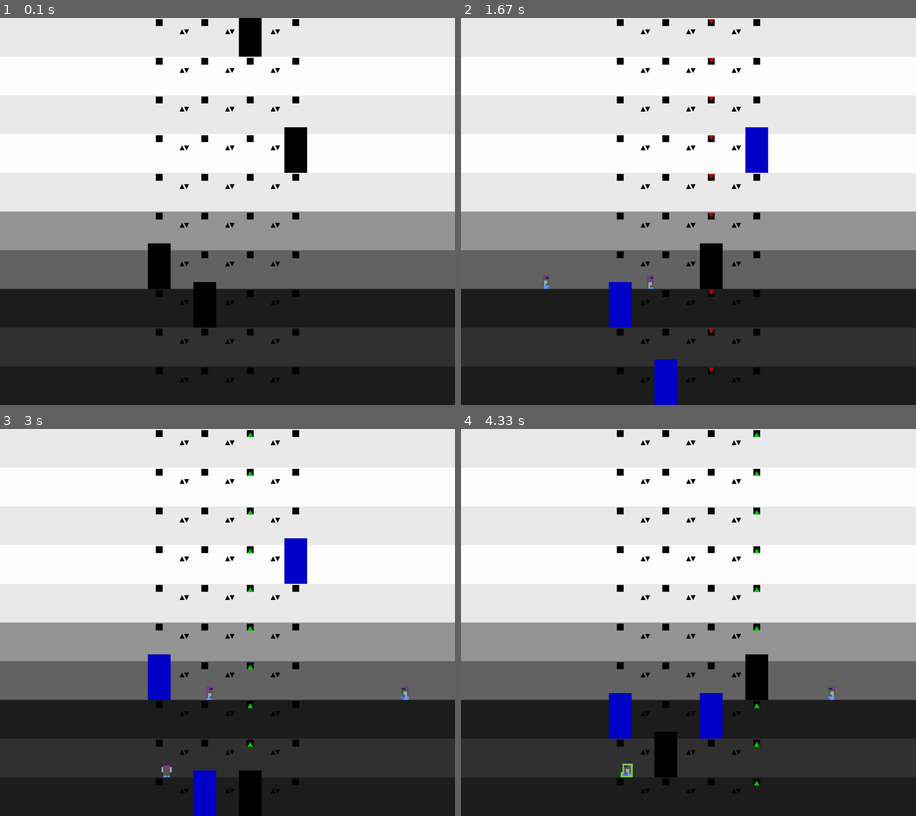
Above: before the commit, frames 1-4 (two rows, left to right).
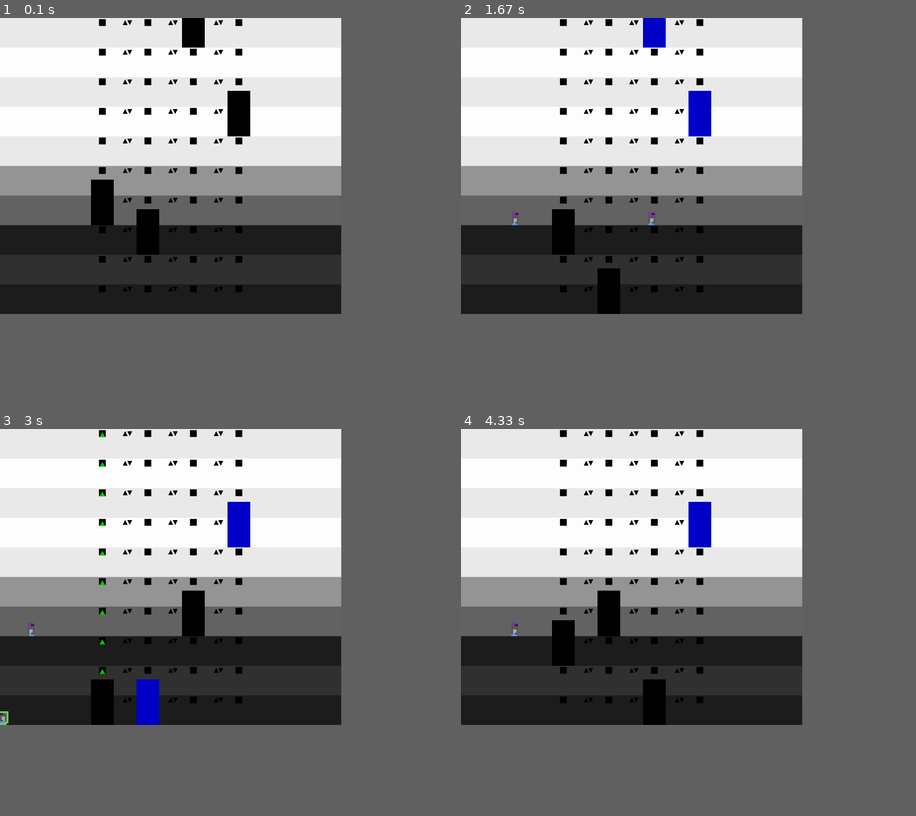
Above: after the commit, the same moments.

Repository: niklasdhein/EiP-Praktium-Aufzugssimulation
Game: pygame game, started from simulation.py
Same seed, same stepped clock (60 frames per second), same inputs: the game is played once before the commit and once after it.
Inputs:
- Up to frame 1 (0.1 s): no input
- Up to frame 2 (1.67 s): no input
- Up to frame 3 (3 s): no input
- Up to frame 4 (4.33 s): no input
In our replay, the window is 900x765 before the commit and 675x585 after it. These sizes can differ from the game's own. Grey fills any space a smaller window leaves; there, only what the larger window draws over its background counts as a difference.

The runs differ from the first frame. In frame 1, 45% of the frame differs, in the area x 0-100%, y 0-95%; in frame 2, 46%; in frame 3, 46%, in the area x 0-100%, y 0-100%; in frame 4, 46%.

Commit message:
codsworth funktioniert, alles aber semi hardcode

Diff:
--- a/building.py
+++ b/building.py
@@ -12,10 +12,18 @@
         self.regular_levels = []
         self.level_count = level_count
         self.ground_level = None
+        self.bunker_elevator_level = None
         self.create_levels()
 
         self.elevator_controller = None     # reference to the elevator controller the building contains
         self.staircase = None               # reference to the staircase the building contains
+
+    def get_bunker_levels(self):
+        bunker_levels = []
+        for level in self.levels:
+            if level.level_type != "bunker":
+                return bunker_levels
+            bunker_levels.append(level)
 
     def create_levels(self) -> None:
         # spawn bunker only if 3 levels are able to exist (bunker, basement, ground)
@@ -32,6 +40,13 @@
         for i in range(self.levels[-1].level + 1 if len(self.levels) > 0 else 0, ground_level_level):
             basement_level = Level(building=self, level=i, level_type="basement")
             self.levels.append(basement_level)
+
+        # if a bunker exists find the basement level which contains the bunker elevator
+        if self.levels[0].level_type == "bunker":
+            for level in self.levels:
+                if level.level_type == "basement":
+                    self.bunker_elevator_level = level
+                    break
 
         # append ground level after basement levels
         self.levels.append(ground_level)
--- a/codsworth.py
+++ b/codsworth.py
@@ -1,2 +1,48 @@
-class Codsworth(passenger):
-    pass
+import random
+
+from passenger import Passenger
+
+class Codsworth(Passenger):
+    def __init__(
+        self,
+        current_level: Level,
+        target_level: Level,
+        bunker_elevator_level: Level,
+        patience: int,
+        weight: int,
+        walk_speed: int,
+        use_sprite: bool
+    ) -> None:
+        super().__init__(
+            current_level=current_level,
+            target_level=target_level,
+            patience=patience,
+            weight=weight,
+            walk_speed=walk_speed,
+            use_sprite=use_sprite
+        )
+
+        # set the bunker elevator as first target, also remember
+        # the actual bunker level
+        self.bunker_elevator_level = bunker_elevator_level
+        self.bunker_target_level = self.target_level
+        self.target_level = self.bunker_elevator_level
+
+    def leave_elevator(self, target_x: int, new_level: Level) -> None:
+        self.states["in_elevator"] = False
+        self.states["elevator_called"] = False
+        self.current_level = new_level
+        new_level.passengers.append(self)
+        self.graphics.y = self.current_level.background_gfx.y + self.current_level.background_gfx.height - 60
+        self.visible = True
+        self.set_target(target_x=target_x)
+
+        if self.current_level == self.bunker_elevator_level:
+            # update the new target to the bunker level
+            self.target_level = self.bunker_target_level
+
+            # tell the passenger to walk towards an elevator again
+            screen_center_x = self.current_level.building.width // 2
+            half_total_elevators_width = self.current_level.building.elevator_controller.get_total_elevators_width() // 2
+            target_x = random.randint(screen_center_x - half_total_elevators_width, screen_center_x + half_total_elevators_width)
+            self.set_target(target_x=target_x)
--- a/config.json
+++ b/config.json
@@ -5,6 +5,6 @@
     "elevator_mode": "algorithm",
     "passenger_spawn_chance": 0.1,
     "passenger_patience": 25,
-    "speed_multiplier": 15,
+    "speed_multiplier": 10,
     "simulation_time": 3600
 }
--- a/elevator_controller.py
+++ b/elevator_controller.py
@@ -164,6 +164,7 @@
             for elevator in self.elevators:
                 if len(elevator.queue) == 0 and \
                 call_up_level in elevator.allowed_levels and \
+                call_up_level != elevator.allowed_levels[-1] and \
                 elevator.time_elapsed >= elevator.waittime:
                     elevator.add_to_queue(call_up_level)
                     elevator.target_call = "up"
@@ -174,6 +175,7 @@
             for elevator in self.elevators:
                 if len(elevator.queue) == 0 and \
                 call_down_level in elevator.allowed_levels and \
+                call_down_level != elevator.allowed_levels[0] and \
                 elevator.time_elapsed >= elevator.waittime:
                     elevator.add_to_queue(call_down_level)
                     elevator.target_call = "down"
--- a/simulation.py
+++ b/simulation.py
@@ -10,13 +10,14 @@
 from elevator import Elevator
 from elevator_controller import ElevatorController
 from passenger import Passenger
+from codsworth import Codsworth
 from building import Building
 
 
 # === vars ===
 
-width = 2000
-height = 1700
+width = 1500
+height = 1300
 target_framerate = 60
 use_config = True
 
@@ -63,30 +64,49 @@
         """
         # probabilty a passenger gets spawned
         if random.random() <= passenger_spawn_chance * speed_multiplier * dt:
+            prob = random.random()
             # spawn on base level (60% chance)
             if random.random() <= 0.6:
                 start_level = building.ground_level
-
             # spawn on other random level
             else:
                 start_level = building.regular_levels[random.randint(0, len(building.regular_levels) - 1)]
-
             # choose a valid target (not the same as the start level)
             target_level = start_level
             while target_level == start_level:
                 target_level = building.regular_levels[random.randint(0, len(building.regular_levels) - 1)]
 
-            passengers.append(
-                Passenger(
-                    current_level=start_level,
-                    target_level=target_level,
-                    weight=80,
-                    walk_speed=200,
-                    patience=passenger_patience,
-                    use_sprite=True
+            # probability a normal passenger gets spawned
+            if prob <= 0.8:
+                passengers.append(
+                    Passenger(
+                        current_level=start_level,
+                        target_level=target_level,
+                        weight=80,
+                        walk_speed=200,
+                        patience=passenger_patience,
+                        use_sprite=True
+                    )
                 )
-            )
-
+
+            # probability codsworth gets spawned
+            elif prob > 0.8 and building.bunker_elevator_level != None:
+                start_level = building.ground_level
+                bunker_levels = building.get_bunker_levels()
+                target_level = bunker_levels[random.randint(0, len(bunker_levels) - 1)]
+                passengers.append(
+                    Codsworth(
+                        current_level=start_level,
+                        target_level=target_level,
+                        bunker_elevator_level=building.bunker_elevator_level,
+                        weight=80,
+                        walk_speed=200,
+                        patience=passenger_patience,
+                        use_sprite=True
+                    )
+                )
+
+            else: return False
             return True
         return False
 
